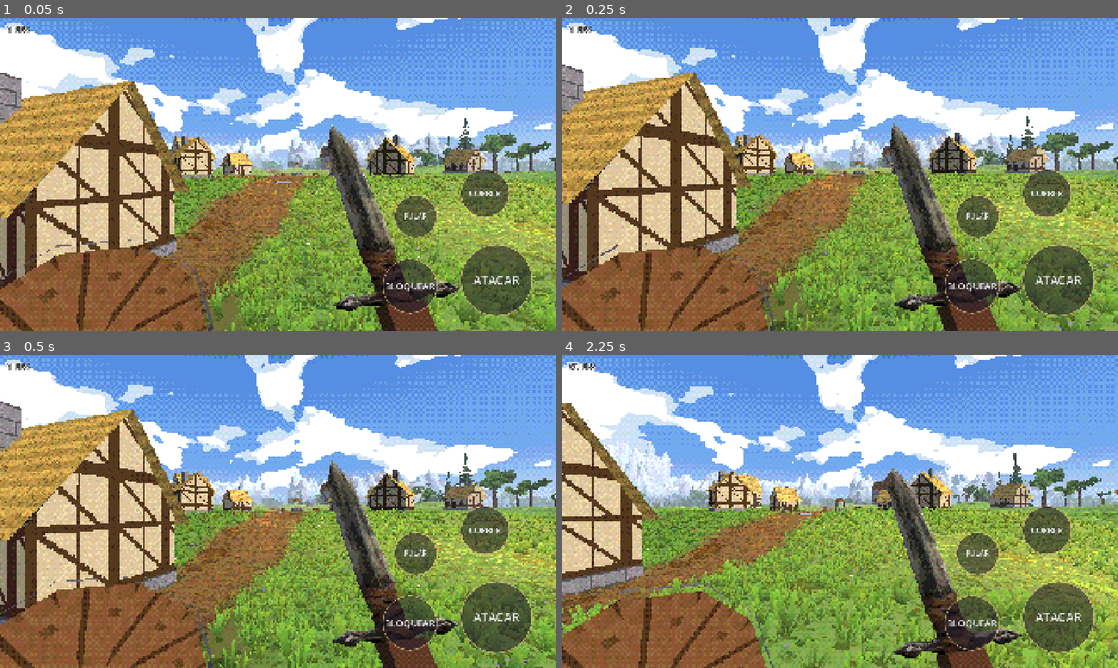
Above: before the commit, frames 1-4 (two rows, left to right).
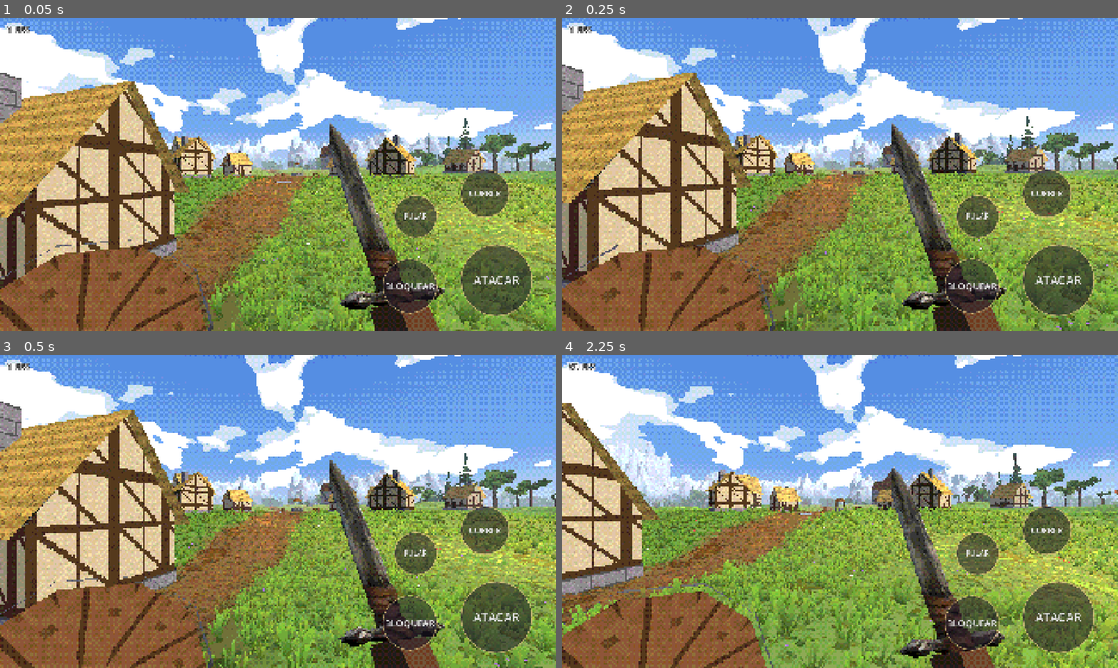
Above: after the commit, the same moments.

Repository: rhfazeredo-ops/Dallarian
Game: Godot game, scene res://cenas/mundo.tscn
Same seed, same stepped clock (60 frames per second), same inputs: the game is played once before the commit and once after it.
Inputs (mouse positions are in pixels of both pictures, inside the frame that each line leads up to):
- Up to frame 1 (0.05 s): no input
- Up to frame 2 (0.25 s): no input
- Up to frame 3 (0.5 s): no input
- Up to frame 4 (2.25 s): tap Enter at 0.5 s; move the mouse to (962, 495) at 0.52 s; hold Right (ui_right) 0.53-1.25 s; hold Shift 0.53-1.25 s; click (962, 495) at 0.67 s; tap Space at 0.77 s; drag from (728, 527) to (812, 574) at 1.27 s; move the mouse to (895, 442) at 2.02 s; hold Right (ui_right) from 2.03 s (still down); hold Shift from 2.03 s (still down)

The runs differ from the first frame. In frame 1, 3.4% of the frame differs, in the area x 58-83%, y 33-100%; in frame 2, 3.4%; in frame 3, 3.3%; in frame 4, 3.2%.

Commit message:
Ataque refeito: arco limpo da lâmina, sem a espada entortar
- A mão direita guarda posição do cabo, direção da lâmina e face; a espada é montada disso a cada quadro.
- Cada golpe: preparação (espada levantada visível), corte em arco (lâmina passa pela frente, fio na frente,
  mão em curva), seguir e volta; combo emenda do fim do golpe.
- Combo: diagonal da direita, diagonal da esquerda, de cima; golpe forte com preparação maior e segurando.
- GDD: ideia da magia de cura (mão aberta conjurando / mão fechada no peito).

Co-Authored-By: Claude Opus 5.5 <noreply@anthropic.com>
Claude-Session: https://claude.ai/code/session_01WFSuYSG1mTsBiEAWeNGYj8

Diff:
--- a/godot/scripts/jogador.gd
+++ b/godot/scripts/jogador.gd
@@ -23,20 +23,30 @@
 var braco_d: MeshInstance3D
 var braco_e: MeshInstance3D
 
-# poses da mão direita no espaço da câmera (x direita, y cima, -z frente):
-# [posição do cabo, direção da lâmina, giro do fio em graus]
-const PD := {
-	"d_repouso": [Vector3(0.3, -0.36, -0.52), Vector3(-0.12, 0.8, -0.55), 0.0],
-	"d_correr": [Vector3(0.34, -0.52, -0.42), Vector3(0.1, 0.25, -0.95), 20.0],
-	"d_bloq": [Vector3(0.38, -0.52, -0.5), Vector3(0.2, 0.5, -0.85), 10.0],
-	"leve1_prep": [Vector3(0.36, -0.14, -0.5), Vector3(0.3, 0.85, 0.42), 0.0],
-	"leve1_fim": [Vector3(-0.12, -0.28, -0.56), Vector3(-0.95, -0.05, -0.3), 0.0],
-	"leve2_prep": [Vector3(-0.1, -0.16, -0.5), Vector3(-0.45, 0.8, 0.4), 180.0],
-	"leve2_fim": [Vector3(0.36, -0.3, -0.56), Vector3(0.95, -0.02, -0.3), 180.0],
-	"leve3_prep": [Vector3(0.16, 0.0, -0.5), Vector3(0.05, 0.62, 0.78), 90.0],
-	"leve3_fim": [Vector3(0.1, -0.24, -0.6), Vector3(0.2, -0.55, -0.8), 90.0],
-	"forte_prep": [Vector3(0.42, -0.04, -0.42), Vector3(0.45, 0.7, 0.55), 0.0],
-	"forte_fim": [Vector3(-0.18, -0.32, -0.6), Vector3(-0.9, -0.2, -0.35), 0.0],
+# MÃO DIREITA = [posição do cabo, direção da lâmina, normal da face da lâmina], no espaço da câmera
+# (x direita, y cima, -z frente). A espada é montada a partir disso: lâmina = direção, guarda = perpendicular.
+const MAO := {
+	"repouso": [Vector3(0.3, -0.36, -0.52), Vector3(-0.12, 0.8, -0.55), Vector3(0.35, 0.0, 1.0)],
+	"correr": [Vector3(0.34, -0.52, -0.42), Vector3(0.1, 0.3, -0.95), Vector3(0.9, 0.0, 0.3)],
+	"bloq": [Vector3(0.38, -0.52, -0.5), Vector3(0.2, 0.5, -0.85), Vector3(0.6, 0.0, 0.8)],
+}
+# GOLPES: a lâmina varre um arco limpo. a = cabo na preparação, da = lâmina na preparação, dm = lâmina no meio
+# do corte (apontando para a frente), b/db = fim do corte; c = ponto de controle do caminho da mão (à frente).
+# Durante o corte a face da lâmina fica perpendicular ao arco (o fio vai na frente): nada de espada torta.
+# tempos: preparação, corte, seguir (a lâmina continua um pouco), volta. tranco = câmera [pitch, roll, avanço].
+const GOLPES := {
+	"leve1": { "a": Vector3(0.38, 0.0, -0.5), "da": Vector3(0.35, 0.9, 0.15), "dm": Vector3(-0.2, 0.45, -0.85),
+		"b": Vector3(-0.2, -0.28, -0.56), "db": Vector3(-0.9, -0.25, -0.3), "c": Vector3(0.12, -0.02, -0.72),
+		"t": [0.17, 0.15, 0.07, 0.3], "tranco": Vector3(-2.0, 3.5, 0.06) },
+	"leve2": { "a": Vector3(-0.14, 0.0, -0.5), "da": Vector3(-0.4, 0.85, 0.25), "dm": Vector3(0.25, 0.4, -0.88),
+		"b": Vector3(0.36, -0.28, -0.56), "db": Vector3(0.9, -0.22, -0.35), "c": Vector3(0.08, -0.04, -0.72),
+		"t": [0.16, 0.15, 0.07, 0.3], "tranco": Vector3(-2.0, -3.5, 0.06) },
+	"leve3": { "a": Vector3(0.22, 0.04, -0.54), "da": Vector3(0.25, 0.9, 0.35), "dm": Vector3(0.05, 0.62, -0.78),
+		"b": Vector3(-0.02, -0.26, -0.6), "db": Vector3(-0.25, -0.55, -0.8), "c": Vector3(0.12, 0.02, -0.74),
+		"t": [0.19, 0.14, 0.07, 0.32], "tranco": Vector3(-4.5, 0.0, 0.08) },
+	"forte": { "a": Vector3(0.36, 0.02, -0.55), "da": Vector3(0.45, 0.85, 0.25), "dm": Vector3(-0.15, 0.4, -0.9),
+		"b": Vector3(-0.24, -0.3, -0.56), "db": Vector3(-0.9, -0.3, -0.3), "c": Vector3(0.1, -0.04, -0.8),
+		"t": [0.32, 0.17, 0.1, 0.45], "tranco": Vector3(-5.0, 6.0, 0.3) },
 }
 # poses da mão esquerda (escudo): [posição, rotação em graus]
 const PE := {
@@ -47,17 +57,14 @@
 	"bash_prep": [Vector3(-0.2, -0.24, -0.38), Vector3(88, 10, -10)],
 	"bash_fim": [Vector3(-0.06, -0.14, -0.78), Vector3(92, -5, 0)],
 }
-# sequências: [duração, pose da direita (ou ""), pose da esquerda (ou ""), tranco da câmera [pitch, roll, avanço]]
-const ACOES := {
-	"leve1": [[0.12, "leve1_prep", "e_golpe", Vector3.ZERO], [0.13, "leve1_fim", "e_golpe", Vector3(-2.5, 3, 0.06)], [0.3, "", "", Vector3.ZERO]],
-	"leve2": [[0.12, "leve2_prep", "e_golpe", Vector3.ZERO], [0.13, "leve2_fim", "e_golpe", Vector3(-2.5, -3, 0.06)], [0.3, "", "", Vector3.ZERO]],
-	"leve3": [[0.14, "leve3_prep", "e_golpe", Vector3(1.5, 0, 0)], [0.13, "leve3_fim", "e_golpe", Vector3(-4, 0, 0.08)], [0.32, "", "", Vector3.ZERO]],
-	"forte": [[0.32, "forte_prep", "e_golpe", Vector3(2, 2, -0.05)], [0.15, "forte_fim", "e_golpe", Vector3(-5, 5, 0.3)], [0.5, "", "", Vector3.ZERO]],
-	"bash": [[0.08, "", "bash_prep", Vector3.ZERO], [0.1, "", "bash_fim", Vector3(-2, 0, 0.12)], [0.28, "", "", Vector3.ZERO]],
-}
-
+# escudada: [duração, pose da esquerda (ou "" = volta), tranco]
+const BASH := [[0.08, "bash_prep", Vector3.ZERO], [0.1, "bash_fim", Vector3(-2, 0, 0.12)], [0.28, "", Vector3.ZERO]]
+
+# estado da mão direita (sempre: a espada é montada daqui)
+var _hp := Vector3(0.3, -0.36, -0.52); var _hd := Vector3(-0.12, 0.8, -0.55).normalized(); var _hn := Vector3(0.35, 0, 1).normalized()
+var _fase := 0; var _sp := Vector3.ZERO; var _sd := Vector3.UP; var _sn := Vector3.BACK
 var _acao := ""; var _passo_acao := 0; var _t_acao := 0.0
-var _ini_d: Transform3D; var _ini_e: Transform3D
+var _ini_e: Transform3D
 var _combo := 0; var _proximo := false; var _ultimo_golpe := 0.0
 var _segurando := 0.0; var _ataque_seg := false; var _forte_pronto := false
 var _passo := 0.0; var _tempo := 0.0
@@ -76,18 +83,27 @@
 	pescoco.add_child(cam); cam.current = true
 	mao = Node3D.new(); cam.add_child(mao)
 	_armas()
-	piv_d.transform = _pose("d_repouso"); piv_e.transform = _pose("e_repouso")
+	piv_d.transform = _mao_t(_hp, _hd, _hn); piv_e.transform = _pose("e_repouso")
 
 func _pose(n: String) -> Transform3D:
-	if PE.has(n):
-		var pe: Array = PE[n]
-		return Transform3D(Basis.from_euler(pe[1] * (PI / 180.0)), pe[0])
-	# espada: eixo Y = lâmina; X = guarda (girada em volta da lâmina pelo "giro do fio")
-	var p: Array = PD[n]
-	var y: Vector3 = p[1].normalized()
-	var ref := Vector3(0, 0, -1) if abs(y.z) < 0.9 else Vector3(0, 1, 0)
-	var x := ref.cross(y).normalized().rotated(y, deg_to_rad(p[2]))
-	return Transform3D(Basis(x, y, x.cross(y)), p[0])
+	var pe: Array = PE[n]
+	return Transform3D(Basis.from_euler(pe[1] * (PI / 180.0)), pe[0])
+
+# espada: eixo Y = lâmina, Z = normal da face, X = guarda (no plano do fio)
+func _mao_t(p: Vector3, d: Vector3, n: Vector3) -> Transform3D:
+	var y := d.normalized()
+	var z := (n - y * n.dot(y))
+	z = z.normalized() if z.length() > 0.001 else y.cross(Vector3.RIGHT).normalized()
+	return Transform3D(Basis(y.cross(z), y, z), p)
+
+func _normal_golpe(g: Dictionary) -> Vector3:
+	var da: Vector3 = g.da.normalized(); var dm: Vector3 = g.dm.normalized(); var db: Vector3 = g.db.normalized()
+	return (da.cross(dm).normalized() + dm.cross(db).normalized()).normalized()
+
+# arco da lâmina: duas interpolações esféricas encadeadas (passa pela frente, sem atalho torto)
+func _arco(da: Vector3, dm: Vector3, db: Vector3, u: float) -> Vector3:
+	var x := da.normalized().slerp(dm.normalized(), u); var y := dm.normalized().slerp(db.normalized(), u)
+	return x.slerp(y, u).normalized()
 
 # ---------- armas e braços ----------
 func _armas() -> void:
@@ -154,7 +170,12 @@
 	pose_fixa = true
 	for parte in txt.split(","):
 		var kv := parte.split("=")
-		if kv[0] == "d": piv_d.transform = _pose(kv[1])
+		if kv[0] == "d":
+			var g := kv[1].split(":")                       # golpe:fase:u  (ou repouso/correr/bloq)
+			if MAO.has(g[0]):
+				var mm: Array = MAO[g[0]]; piv_d.transform = _mao_t(mm[0], mm[1], mm[2])
+			else:
+				iniciar(g[0]); _fase = int(g[1]); congelar = float(g[2]); _tocar_golpe(0.0); piv_d.transform = _mao_t(_hp, _hd, _hn)
 		else: piv_e.transform = _pose(kv[1])
 
 # ---------- entrada ----------
@@ -177,23 +198,21 @@
 
 # ---------- ações ----------
 func iniciar(nome: String) -> void:
-	_acao = nome; _passo_acao = 0; _t_acao = 0.0
-	_ini_d = piv_d.transform; _ini_e = piv_e.transform
+	_acao = nome; _passo_acao = 0; _t_acao = 0.0; _fase = 0
+	_sp = _hp; _sd = _hd; _sn = _hn
+	_ini_e = piv_e.transform
 
 func _golpe_leve() -> void:
 	if _acao == "" or _acao == "bash":
-		if _tempo - _ultimo_golpe > 0.9: _combo = 0
+		if _tempo - _ultimo_golpe > 1.0: _combo = 0
 		iniciar(["leve1", "leve2", "leve3"][_combo % 3]); _combo += 1; _ultimo_golpe = _tempo
-	elif _acao.begins_with("leve") and _passo_acao >= 1:
-		_proximo = true                       # encadeia o próximo golpe do combo
+	elif _acao.begins_with("leve"):
+		_proximo = true                       # guarda o próximo golpe do combo
 
 func _ataque(segurando: bool, bloqueando: bool, delta: float) -> void:
 	if segurando and not _ataque_seg:          # apertou
 		_segurando = 0.0; _forte_pronto = false
-		if bloqueando:
-			if _acao == "": iniciar("bash")
-		elif _acao == "" or _acao.begins_with("leve"):
-			pass
+		if bloqueando and _acao == "": iniciar("bash")
 	if segurando:
 		_segurando += delta
 		if not bloqueando and _segurando > SEGURAR_FORTE and not _forte_pronto and _acao == "":
@@ -202,30 +221,52 @@
 		if not _forte_pronto and not bloqueando: _golpe_leve()
 	_ataque_seg = segurando
 
-func _tocar_acao(delta: float, base_d: Transform3D, base_e: Transform3D) -> void:
-	var seq: Array = ACOES[_acao]
-	var k: Array = seq[_passo_acao]
-	var dur: float = k[0]
-	# golpe forte: fica na preparação enquanto o botão estiver apertado (até 1,2 s)
-	var esperando := _acao == "forte" and _passo_acao == 0 and _t_acao >= dur and _ataque_seg and _segurando < 1.2
+# um golpe de espada: preparação → corte (arco) → seguir → volta
+func _tocar_golpe(delta: float, base: Array = MAO["repouso"]) -> void:
+	var g: Dictionary = GOLPES[_acao]; var tempos: Array = g.t
+	var dur: float = tempos[_fase]
+	var esperando := _acao == "forte" and _fase == 0 and _t_acao >= dur and _ataque_seg and _segurando < 1.4
 	if not esperando: _t_acao += delta
-	var u: float = clamp(_t_acao / dur, 0.0, 1.0)
-	if congelar >= 0.0:
-		u = congelar; _t_acao = dur * u
-	var e: float = u * u * (3.0 - 2.0 * u) if _passo_acao != 1 else 1.0 - pow(1.0 - u, 3.0)   # golpe: rápido no começo
-	var alvo_d: Transform3D = base_d if k[1] == "" else _pose(k[1])
-	var alvo_e: Transform3D = base_e if k[2] == "" else _pose(k[2])
-	piv_d.transform = _ini_d.interpolate_with(alvo_d, e)
-	piv_e.transform = _ini_e.interpolate_with(alvo_e, e)
-	if _passo_acao == 1 and u > 0.25: _tranco = _tranco.lerp(k[3], 0.5)
+	var u: float = clampf(_t_acao / dur, 0.0, 1.0)
+	if congelar >= 0.0: u = congelar
+	var ng := _normal_golpe(g)
+	match _fase:
+		0:   # preparação: levanta a espada para trás do ombro (devagar no fim = "carregando")
+			var e := u * u * (3.0 - 2.0 * u)
+			_hp = _sp.lerp(g.a, e); _hd = _sd.slerp(g.da.normalized(), e); _hn = _sn.slerp(ng, e).normalized()
+			if esperando: _hp += Vector3(0.006, 0.004, 0.004) * sin(_tempo * 30.0)     # tremidinha segurando
+		1:   # corte: rápido, a mão passa pela frente (curva) e a lâmina varre o arco
+			var e := 1.0 - pow(1.0 - u, 2.2)
+			var a: Vector3 = g.a; var c: Vector3 = g.c; var b: Vector3 = g.b
+			_hp = a.lerp(c, e).lerp(c.lerp(b, e), e)
+			_hd = _arco(g.da, g.dm, g.db, e); _hn = ng
+			if u > 0.3: _tranco = _tranco.lerp(g.tranco, 0.45)
+		2:   # seguir: a lâmina ainda anda um pouco depois do corte
+			var b: Vector3 = g.b; var c: Vector3 = g.c
+			_hp = b + (b - c).normalized() * 0.04 * u
+			_hd = g.db.normalized().slerp(_arco(g.da, g.dm, g.db, 1.0), 0.0); _hn = ng
+		3:   # volta para a guarda
+			var e := u * u * (3.0 - 2.0 * u)
+			_hp = _sp.lerp(base[0], e); _hd = _sd.slerp(base[1].normalized(), e); _hn = _sn.slerp(base[2].normalized(), e).normalized()
 	if congelar >= 0.0: return
+	if _t_acao >= dur and not esperando:
+		# combo: o próximo golpe já sai do fim deste (sem voltar para a guarda)
+		if _proximo and _fase >= 2:
+			_proximo = false; _acao = ""; _golpe_leve(); return
+		_fase += 1; _t_acao = 0.0; _sp = _hp; _sd = _hd; _sn = _hn
+		if _fase >= 4: _acao = ""; _proximo = false
+
+func _tocar_bash(delta: float, base_e: Transform3D) -> void:
+	var k: Array = BASH[_passo_acao]; var dur: float = k[0]
+	_t_acao += delta
+	var u: float = clampf(_t_acao / dur, 0.0, 1.0)
+	var e: float = u * u * (3.0 - 2.0 * u)
+	var alvo: Transform3D = base_e if k[1] == "" else _pose(k[1])
+	piv_e.transform = _ini_e.interpolate_with(alvo, e)
+	if _passo_acao == 1 and u > 0.25: _tranco = _tranco.lerp(k[2], 0.5)
 	if _t_acao >= dur:
-		_passo_acao += 1; _t_acao = 0.0
-		_ini_d = piv_d.transform; _ini_e = piv_e.transform
-		if _passo_acao >= seq.size() or (_proximo and _passo_acao == seq.size() - 1):
-			var encadear := _proximo
-			_acao = ""; _proximo = false
-			if encadear: _golpe_leve()
+		_passo_acao += 1; _t_acao = 0.0; _ini_e = piv_e.transform
+		if _passo_acao >= BASH.size(): _acao = ""
 
 # ---------- movimento e animação ----------
 func _physics_process(delta: float) -> void:
@@ -248,7 +289,7 @@
 	_ataque(atacar, bloquear, delta)
 
 	# base (sem ação): repouso, correndo ou bloqueando
-	var base_d := _pose("d_bloq" if bloquear else ("d_correr" if correr else "d_repouso"))
+	var base_d: Array = MAO["bloq" if bloquear else ("correr" if correr else "repouso")]
 	var base_e := _pose("e_bloq" if bloquear else ("e_correr" if correr else "e_repouso"))
 	var anda: float = Vector2(velocity.x, velocity.z).length() / VEL if is_on_floor() else 0.0
 	_passo += delta * (12.0 if correr else 8.5) * min(anda, 1.0)
@@ -257,13 +298,17 @@
 	var bob := Vector3(cos(_passo * 0.5) * amp, -abs(sin(_passo * 0.5)) * amp * 1.4 + sin(_tempo * 1.6) * 0.004, 0)
 	_balanco = _balanco.lerp(Vector2.ZERO, 1.0 - exp(-9.0 * delta)); _balanco = _balanco.limit_length(0.12)
 	var sway := Vector3(_balanco.x * 0.35, _balanco.y * 0.35, 0)
+	var f := 1.0 - exp(-12.0 * delta)
 	if pose_fixa: pass
-	elif _acao != "":
-		_tocar_acao(delta, base_d, base_e)
 	else:
-		var f := 1.0 - exp(-12.0 * delta)
-		piv_d.transform = piv_d.transform.interpolate_with(base_d, f)
-		piv_e.transform = piv_e.transform.interpolate_with(base_e, f)
+		if GOLPES.has(_acao):
+			_tocar_golpe(delta, base_d)
+			piv_e.transform = piv_e.transform.interpolate_with(_pose("e_golpe"), f)
+		else:
+			_hp = _hp.lerp(base_d[0], f); _hd = _hd.slerp(base_d[1].normalized(), f); _hn = _hn.slerp(base_d[2].normalized(), f).normalized()
+			if _acao == "bash": _tocar_bash(delta, base_e)
+			else: piv_e.transform = piv_e.transform.interpolate_with(base_e, f)
+		piv_d.transform = _mao_t(_hp, _hd, _hn)
 	mao.position = bob + sway
 	mao.rotation = Vector3(_balanco.y * 0.6, _balanco.x * 0.6, _balanco.x * 0.4)
 	# câmera: balanço da cabeça, queda, trancos dos golpes
Not shown, changed: .claude/skills/time-jogos-godot/tecnicas.md
Not shown, changed: docs/GDD.md
